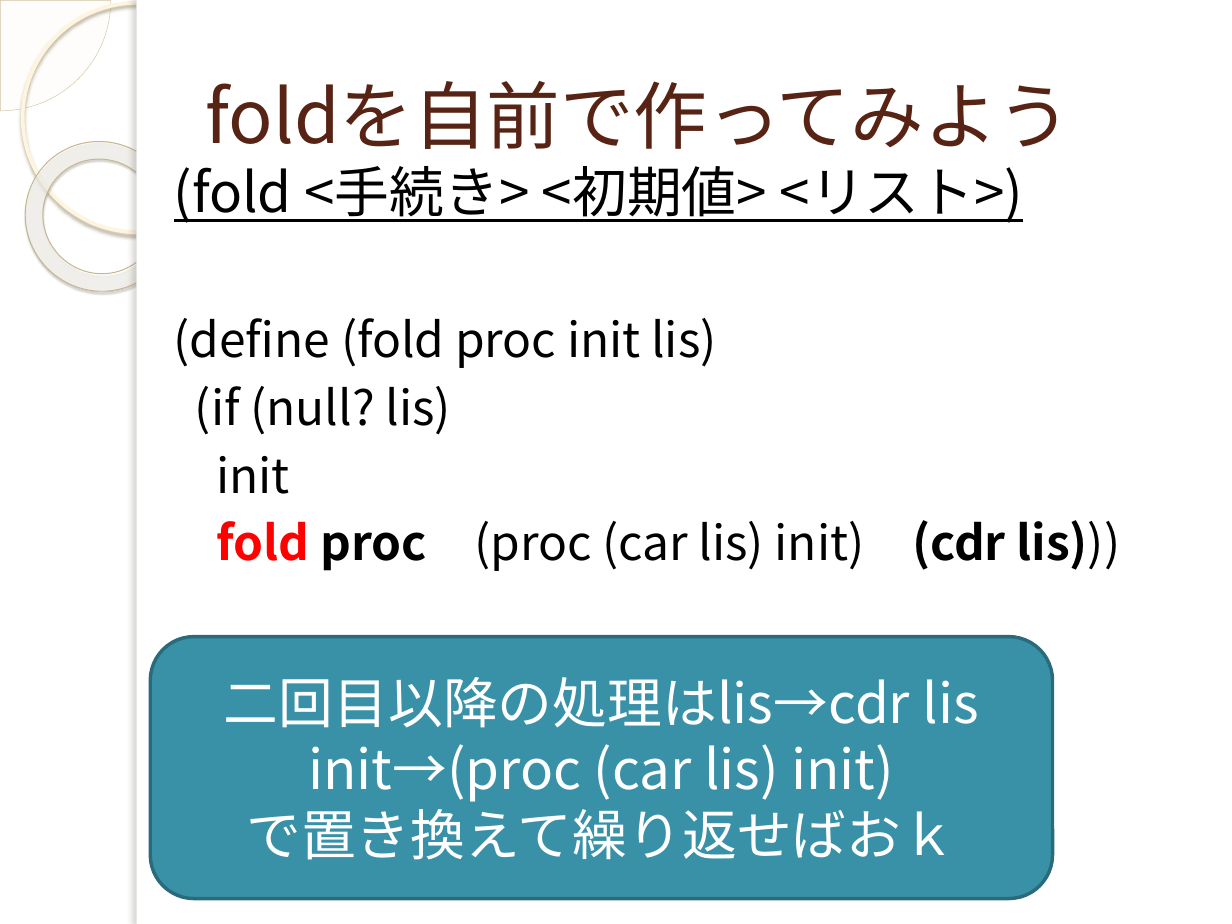
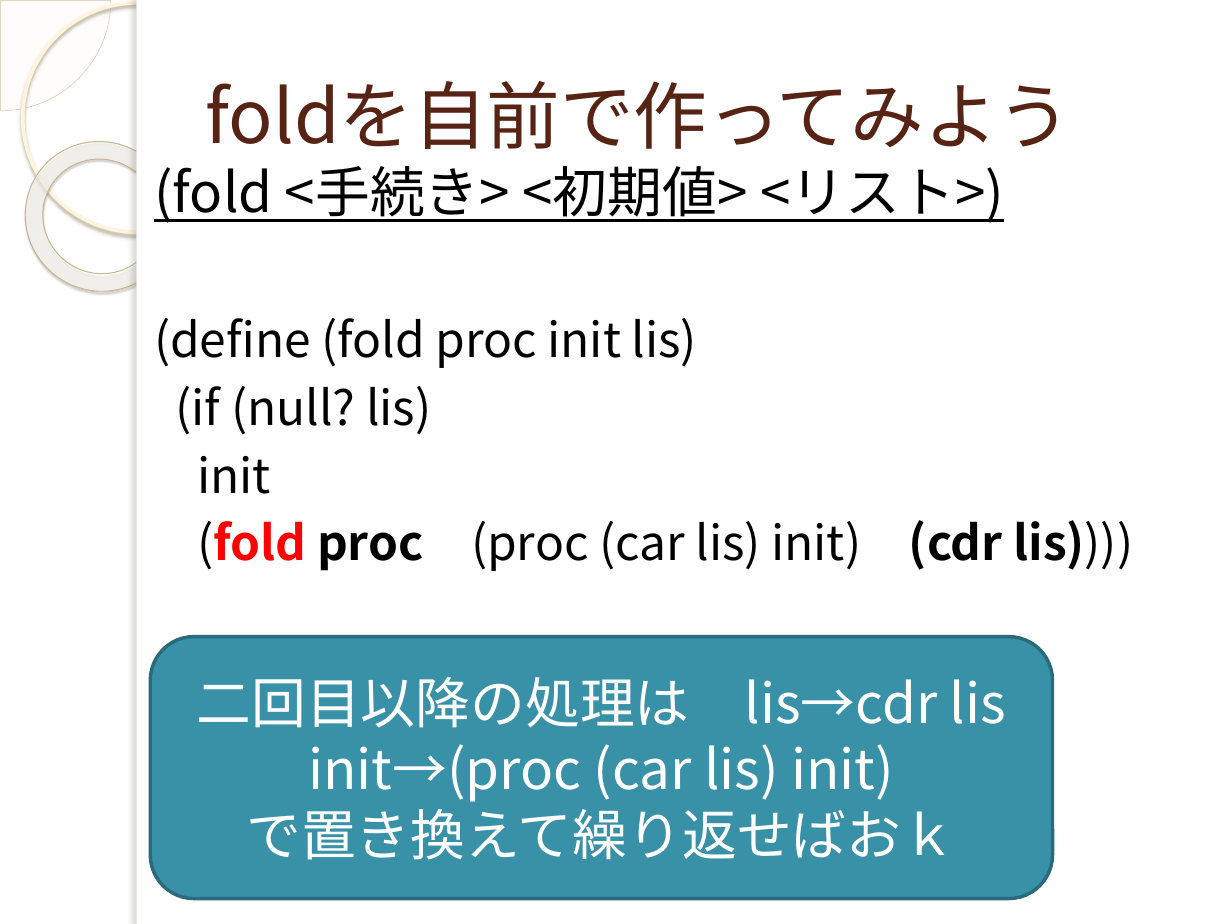
Before and after one commit to yuridonus/FEstudy, a slide deck: slide 29 of scheme.pptx (slide 34 before the commit). Drawn at 1232x924 pixels with LibreOffice and Linux fonts; fonts in the diff are those of the drawing; background and template pictures are left out. Boxes give left, top, right and bottom in pixels: in the first picture for what was removed or moved away, otherwise in the second. Text is boxed around its words. In the diff, an @@ line names an element or a change of style, - is before the commit and + after.

```diff
--- a/scheme.pptx
+++ b/scheme.pptx
@@ text "(fold <手続き> <初期値> <リスト>)": place and size @@
-text "(fold <手続き> <初期値> <リスト>)" at [174, 166, 1121, 571]
+text "(fold <手続き> <初期値> <リスト>)" at [154, 166, 1133, 571]
@@ text at [197, 520, 1133, 571]: text changed @@
-fold proc (proc (car lis) init) (cdr lis)))
+(fold proc (proc (car lis) init) (cdr lis))))
@@ text in rounded rectangle at [196, 677, 1006, 728]: spaces changed @@
-二回目以降の処理はlis→cdr lis
+二回目以降の処理は lis→cdr lis
```
Also in this commit, not shown: 18 other slides changed, 1 slide added, 6 slides removed, 3 other files.
